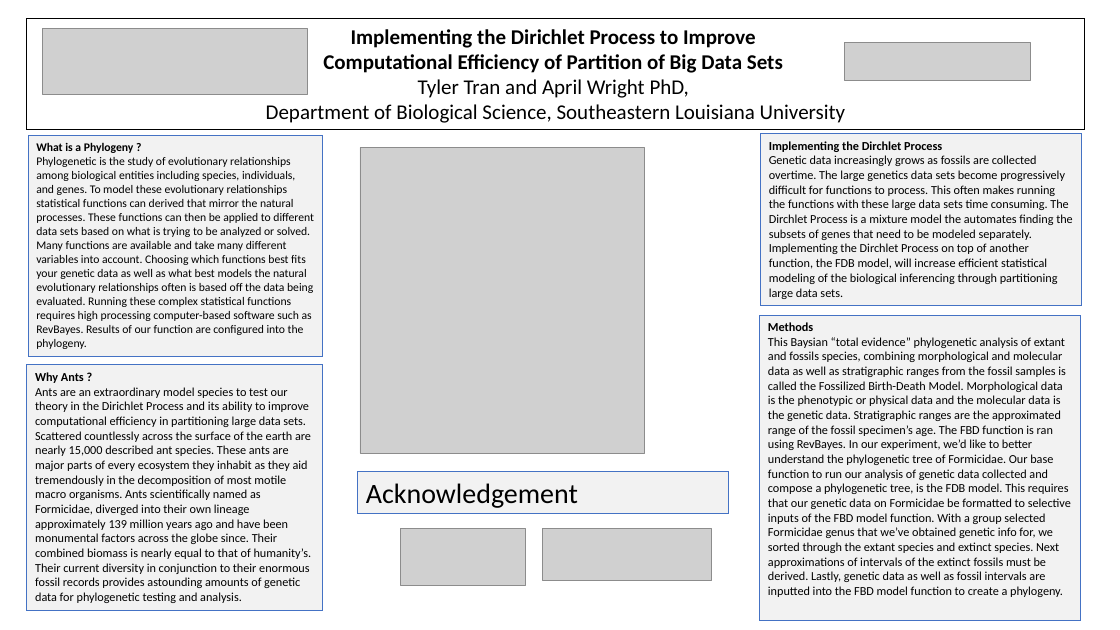
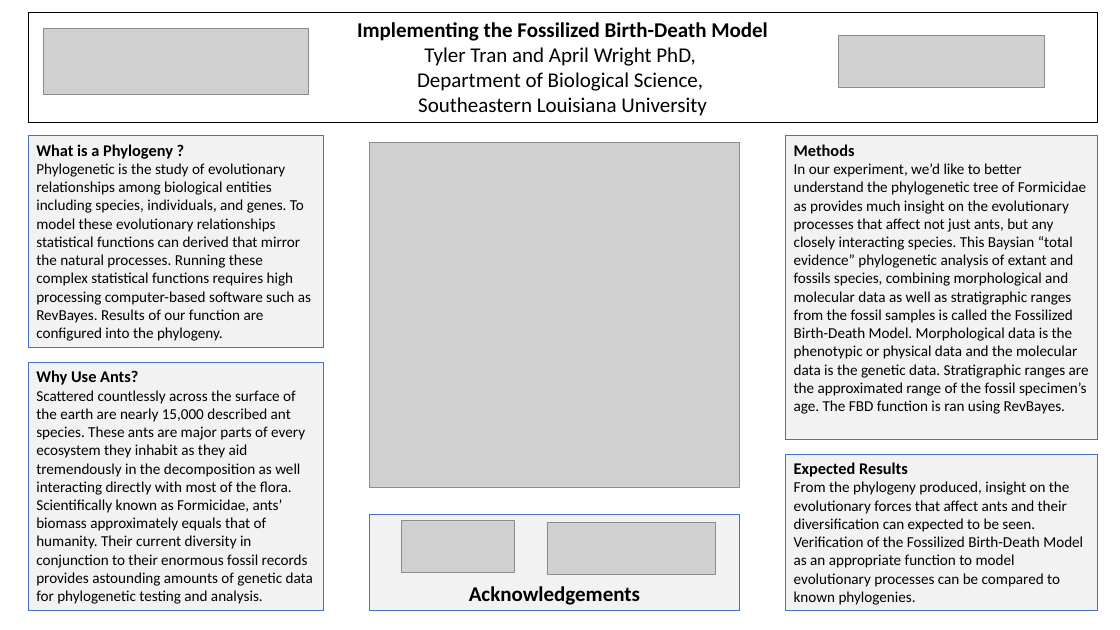
Before and after one commit to Paleantology/FossilDates, a slide deck: slide 1 of Draft_Poster.pptx. Drawn at 1120x630 pixels with LibreOffice and Linux fonts; fonts in the diff are those of the drawing; grey boxes stand for pictures. Boxes give left, top, right and bottom in pixels: in the first picture for what was removed or moved away, otherwise in the second. Text is boxed around its words. In the diff, an @@ line names an element or a change of style, - is before the commit and + after.

Commit message:
edits made  Please enter the commit message for your changes. Lines starting

```diff
--- a/Draft_Poster.pptx
+++ b/Draft_Poster.pptx
@@ rectangle "Implementing the Fossilized Birth-Death Model": place and size @@
-rectangle "Implementing the Fossilized Birth-Death Model" at [27, 19, 1085, 129]
+rectangle "Implementing the Fossilized Birth-Death Model" at [28, 13, 1097, 123]
@@ text in rectangle at [357, 22, 768, 41]: text changed @@
-Implementing the Dirichlet Process to Improve
-Computational Efficiency of Partition of Big Data Sets
+Implementing the Fossilized Birth-Death Model
@@ picture: place and size @@
-picture at [844, 43, 1030, 81]
+picture at [839, 36, 1044, 87]
@@ text in rectangle at [417, 72, 706, 116]: text changed @@
-Department of Biological Science, Southeastern Louisiana University
+Department of Biological Science,
+Southeastern Louisiana University
@@ rectangle "What is a Phylogeny ?": place and size @@
-rectangle "What is a Phylogeny ?" at [28, 135, 322, 356]
+rectangle "What is a Phylogeny ?" at [28, 135, 323, 347]
@@ text in rectangle at [36, 144, 173, 159]: size 10 to 14 pt in "What is a Phylogeny ?" @@
@@ picture: place and size @@
-picture at [360, 148, 645, 454]
+picture at [370, 143, 740, 487]
@@ rectangle "Methods": place and size @@
-rectangle "Methods" at [760, 315, 1081, 621]
+rectangle "Methods" at [786, 135, 1097, 439]
@@ text in rectangle at [794, 144, 855, 156]: size 10.5 to 14 pt in "Methods" @@
@@ text in rectangle at [36, 163, 311, 341]: text changed; size 10 to 13 pt @@
-Phylogenetic is the study of evolutionary relationships among biological entities including species, individuals, and genes. To model these evolutionary relationships statistical functions can derived that mirror the natural processes. These functions can then be applied to different data sets based on what is trying to be analyzed or solved. Many functions are available and take many different variables into account. Choosing which functions best fits your genetic data as well as what best models the natural evolutionary relationships often is based off the data being evaluated. Running these complex statistical functions requires high processing computer-based software such as RevBayes. Results of our function are configured into the phylogeny.
+Phylogenetic is the study of evolutionary relationships among biological entities including species, individuals, and genes. To model these evolutionary relationships statistical functions can derived that mirror the natural processes. Running these complex statistical functions requires high processing computer-based software such as RevBayes. Results of our function are configured into the phylogeny.
@@ text in rectangle at [794, 163, 1089, 414]: text changed; size 10.5 to 13 pt @@
-This Baysian “total evidence” phylogenetic analysis of extant and fossils species, combining morphological and molecular data as well as stratigraphic ranges from the fossil samples is called the Fossilized Birth-Death Model. Morphological data is the phenotypic or physical data and the molecular data is the genetic data. Stratigraphic ranges are the approximated range of the fossil specimen’s age. The FBD function is ran using RevBayes. In our experiment, we’d like to better understand the phylogenetic tree of Formicidae. Our base function to run our analysis of genetic data collected and compose a phylogenetic tree, is the FDB model. This requires that our genetic data on Formicidae be formatted to selective inputs of the FBD model function. With a group selected Formicidae genus that we’ve obtained genetic info for, we sorted through the extant species and extinct species. Next approximations of intervals of the extinct fossils must be derived. Lastly, genetic data as well as fossil intervals are inputted into the FBD model function to create a phylogeny.
+In our experiment, we’d like to better understand the phylogenetic tree of Formicidae as provides much insight on the evolutionary processes that affect not just ants, but any closely interacting species. This Baysian “total evidence” phylogenetic analysis of extant and fossils species, combining morphological and molecular data as well as stratigraphic ranges from the fossil samples is called the Fossilized Birth-Death Model. Morphological data is the phenotypic or physical data and the molecular data is the genetic data. Stratigraphic ranges are the approximated range of the fossil specimen’s age. The FBD function is ran using RevBayes.
@@ text in rectangle at [36, 370, 313, 604]: text changed; size 10.5 to 13 pt @@
-Why Ants ?
-Ants are an extraordinary model species to test our theory in the Dirichlet Process and its ability to improve computational efficiency in partitioning large data sets. Scattered countlessly across the surface of the earth are nearly 15,000 described ant species. These ants are major parts of every ecosystem they inhabit as they aid tremendously in the decomposition of most motile macro organisms. Ants scientifically named as Formicidae, diverged into their own lineage approximately 139 million years ago and have been monumental factors across the globe since. Their combined biomass is nearly equal to that of humanity’s. Their current diversity in conjunction to their enormous fossil records provides astounding amounts of genetic data for phylogenetic testing and analysis.
+Why Use Ants?
+Scattered countlessly across the surface of the earth are nearly 15,000 described ant species. These ants are major parts of every ecosystem they inhabit as they aid tremendously in the decomposition as well interacting directly with most of the flora. Scientifically known as Formicidae, ants’ biomass approximately equals that of humanity. Their current diversity in conjunction to their enormous fossil records provides astounding amounts of genetic data for phylogenetic testing and analysis.
@@ rectangle "Expected Results": place and size @@
-rectangle "Expected Results" at [760, 134, 1082, 305]
+rectangle "Expected Results" at [786, 455, 1097, 612]
@@ text in rectangle at [794, 462, 1083, 605]: text changed; size 10.5 to 13 pt @@
-Implementing the Dirchlet Process
-Genetic data increasingly grows as fossils are collected overtime. The large genetics data sets become progressively difficult for functions to process. This often makes running the functions with these large data sets time consuming. The Dirchlet Process is a mixture model the automates finding the subsets of genes that need to be modeled separately. Implementing the Dirchlet Process on top of another function, the FDB model, will increase efficient statistical modeling of the biological inferencing through partitioning large data sets.
+Expected Results
+From the phylogeny produced, insight on the evolutionary forces that affect ants and their diversification can expected to be seen. Verification of the Fossilized Birth-Death Model as an appropriate function to model evolutionary processes can be compared to known phylogenies.
@@ rectangle "Acknowledgements": place and size @@
-rectangle "Acknowledgements" at [358, 471, 728, 513]
+rectangle "Acknowledgements" at [370, 515, 740, 611]
@@ picture: place and size @@
-picture at [401, 528, 525, 586]
+picture at [402, 521, 515, 573]
@@ picture: place and size @@
-picture at [543, 528, 712, 581]
+picture at [547, 523, 716, 575]
@@ text in rectangle at [469, 586, 640, 605]: text changed; size 24 to 18 pt; bold on @@
-Acknowledgement
+Acknowledgements
```
Also in this commit, not shown: 1 slide removed.
